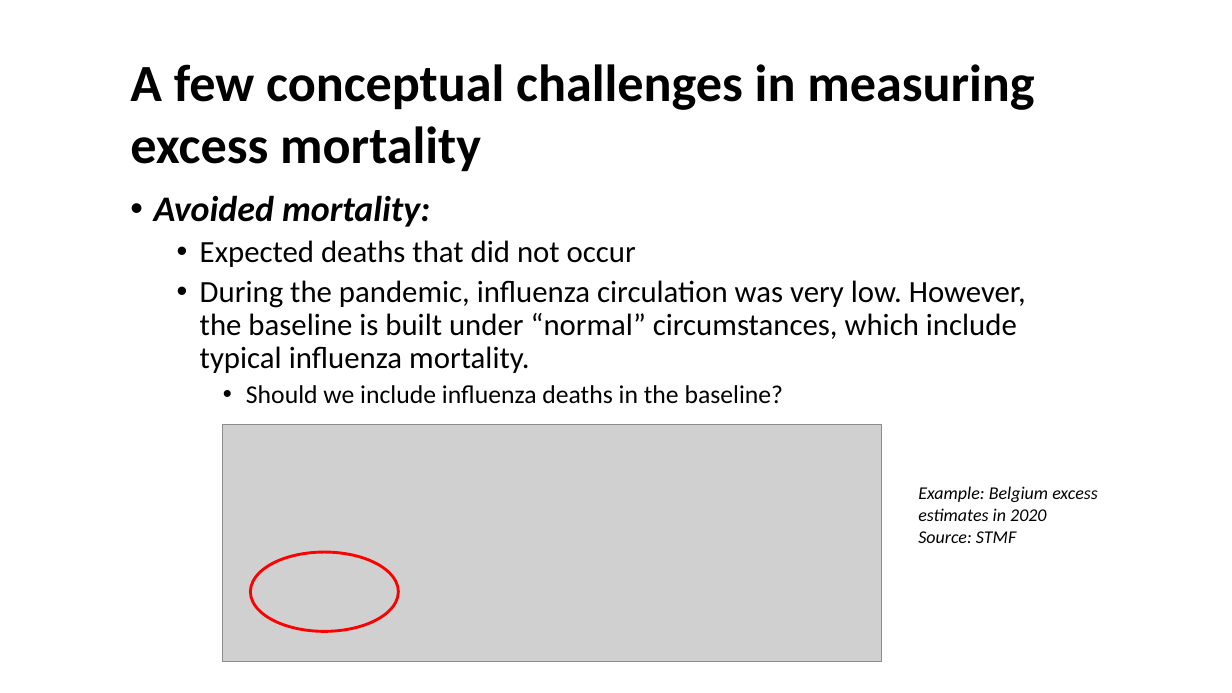
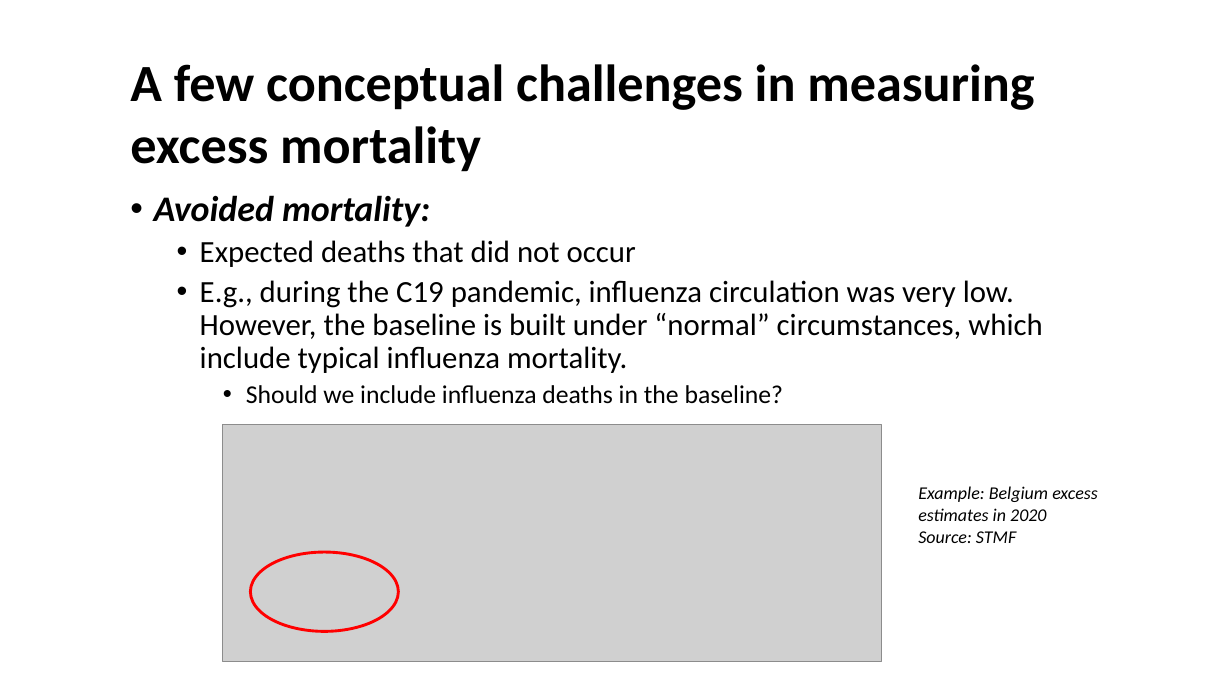
Before and after one commit to kikeacosta/edsd26_apc, a slide deck: slide 13 of slides/04_excess_mortality.pptx (slide 12 before the commit). Drawn at 1232x693 pixels with LibreOffice and Linux fonts; fonts in the diff are those of the drawing; grey boxes stand for pictures. Boxes give left, top, right and bottom in pixels: in the first picture for what was removed or moved away, otherwise in the second. Text is boxed around its words. In the diff, an @@ line names an element or a change of style, - is before the commit and + after.

```diff
--- a/slides/04_excess_mortality.pptx
+++ b/slides/04_excess_mortality.pptx
@@ text at (200, 280, 1042, 373): text changed @@
-  • During the pandemic, influenza circulation was very low. However, the baseline is built under “normal” circumstances, which include typical influenza mortality.
+  • E.g., during the C19 pandemic, influenza circulation was very low. However, the baseline is built under “normal” circumstances, which include typical influenza mortality.
```
Also in this commit, not shown: 5 other slides changed, 2 slides added, 13 other files.
